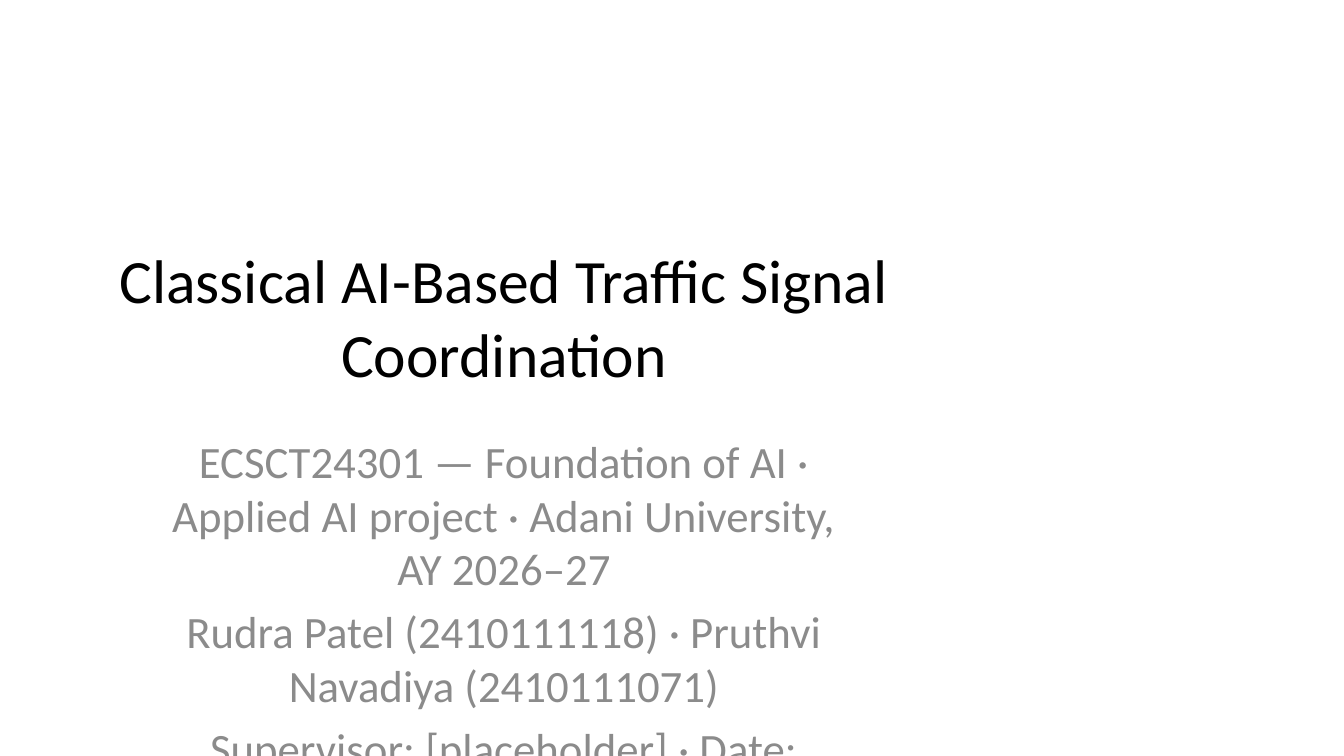
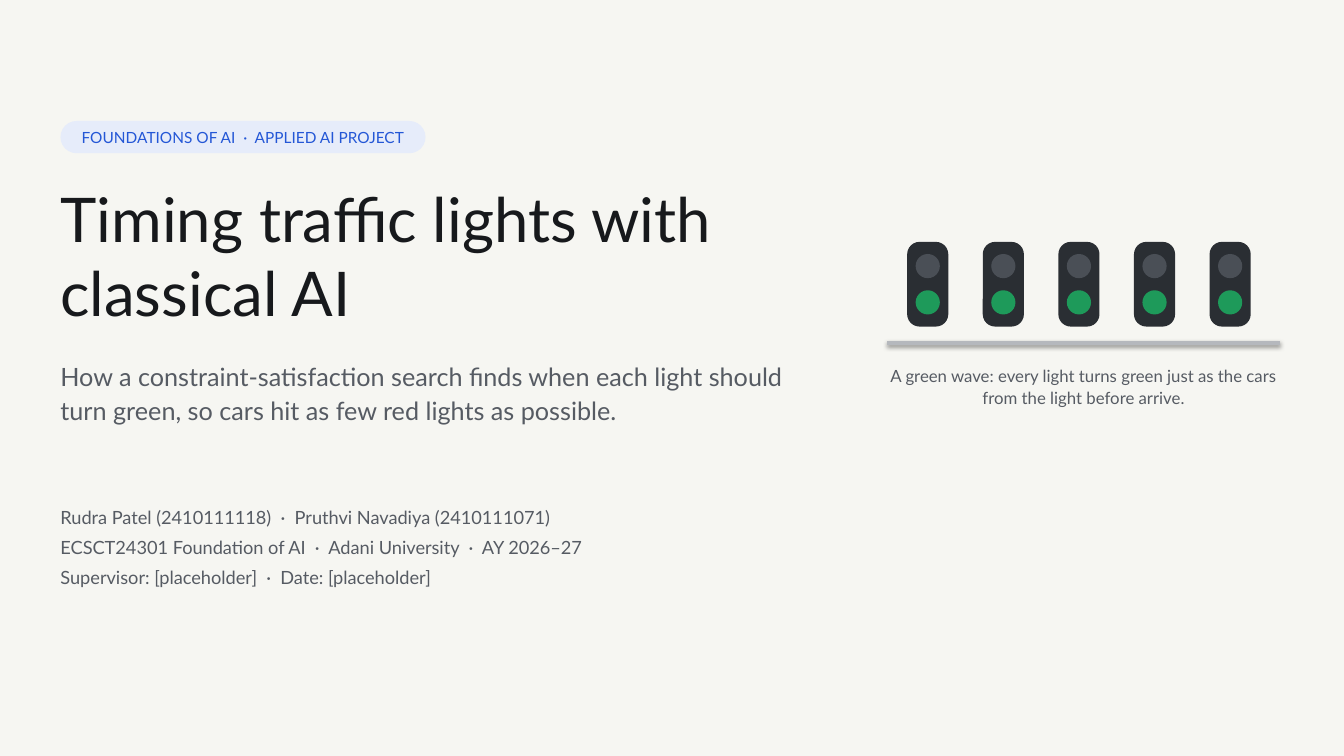
Before and after one commit to vyeos/fai-project, a slide deck: slide 1 of deliverables/final_slides.pptx. Drawn at 1344x756 pixels with LibreOffice and Linux fonts; fonts in the diff are those of the drawing. Boxes give left, top, right and bottom in pixels: in the first picture for what was removed or moved away, otherwise in the second. Text is boxed around its words. In the diff, an @@ line names an element or a change of style, - is before the commit and + after.

```diff
--- a/deliverables/final_slides.pptx
+++ b/deliverables/final_slides.pptx
@@ rectangle added at [0,0,1344,756], fill #F6F6F2 @@
@@ rounded rectangle "FOUNDATIONS OF AI · APPLIED ...": place and size @@
-rounded rectangle "FOUNDATIONS OF AI · APPLIED ..." at [172,447,835,709]
+rounded rectangle "FOUNDATIONS OF AI · APPLIED ..." at [60,121,425,153]
@@ rounded rectangle "FOUNDATIONS OF AI · APPLIED ..." at [60,121,425,153]: vertical alignment top to middle; fill none to #E6ECFA @@
@@ text in rounded rectangle at [82,132,404,143]: text changed; size 32 to 11 pt; font Calibri to Lato; text colour #8C8C8C to #2457D6 @@
-ECSCT24301 — Foundation of AI · Applied AI project · Adani University, AY 2026–27
-Rudra Patel (2410111118) · Pruthvi Navadiya (2410111071)
-Supervisor: [placeholder] · Date: [placeholder]
+FOUNDATIONS OF AI · APPLIED AI PROJECT
@@ text added at [60,196,711,317], 44 pt, text #17191C @@
+Timing traffic lights with classical AI
@@ title removed at [119,260,887,378] @@
-Classical AI-Based Traffic Signal Coordination
@@ rounded rectangle added at [907,242,949,327], fill #2A2E33 @@
@@ ellipse added at [915,254,940,278], fill #4A4F56 @@
@@ rounded rectangle added at [983,242,1024,327], fill #2A2E33 @@
@@ ellipse added at [991,254,1015,278], fill #4A4F56 @@
@@ rounded rectangle added at [1059,242,1100,327], fill #2A2E33 @@
@@ ellipse added at [1067,254,1091,278], fill #4A4F56 @@
@@ rounded rectangle added at [1134,242,1176,327], fill #2A2E33 @@
@@ ellipse added at [1142,254,1167,278], fill #4A4F56 @@
@@ rounded rectangle added at [1210,242,1251,327], fill #2A2E33 @@
@@ ellipse added at [1218,254,1242,278], fill #4A4F56 @@
@@ ellipse added at [915,290,940,315], fill #1E9A5A @@
@@ ellipse added at [991,290,1015,315], fill #1E9A5A @@
@@ ellipse added at [1067,290,1091,315], fill #1E9A5A @@
@@ ellipse added at [1142,290,1167,315], fill #1E9A5A @@
@@ ellipse added at [1218,290,1242,315], fill #1E9A5A @@
@@ line added from (887, 343) to (1280, 343), #B5B8BD 3 pt @@
@@ text added at [60,367,782,425], 18 pt, text #565B63 @@
+How a constraint-satisfaction search finds when each light should turn green, so cars hit as few red lights as possible.
@@ text added at [890,369,1276,407], 12 pt, text #565B63 @@
+A green wave: every light turns green just as the cars from the light before arrive.
@@ text added at [60,510,582,587], 13 pt, text #565B63 @@
+Rudra Patel (2410111118) · Pruthvi Navadiya (2410111071)
+ECSCT24301 Foundation of AI · Adani University · AY 2026–27
+Supervisor: [placeholder] · Date: [placeholder]
```
Also in this commit, not shown: 32 slides added, 12 slides removed, 38 other files.
